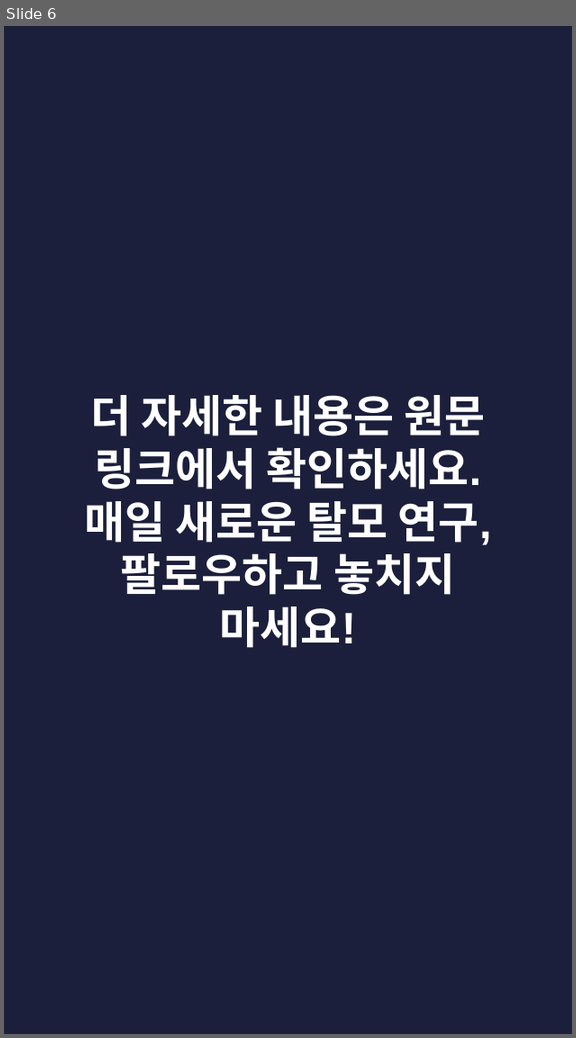
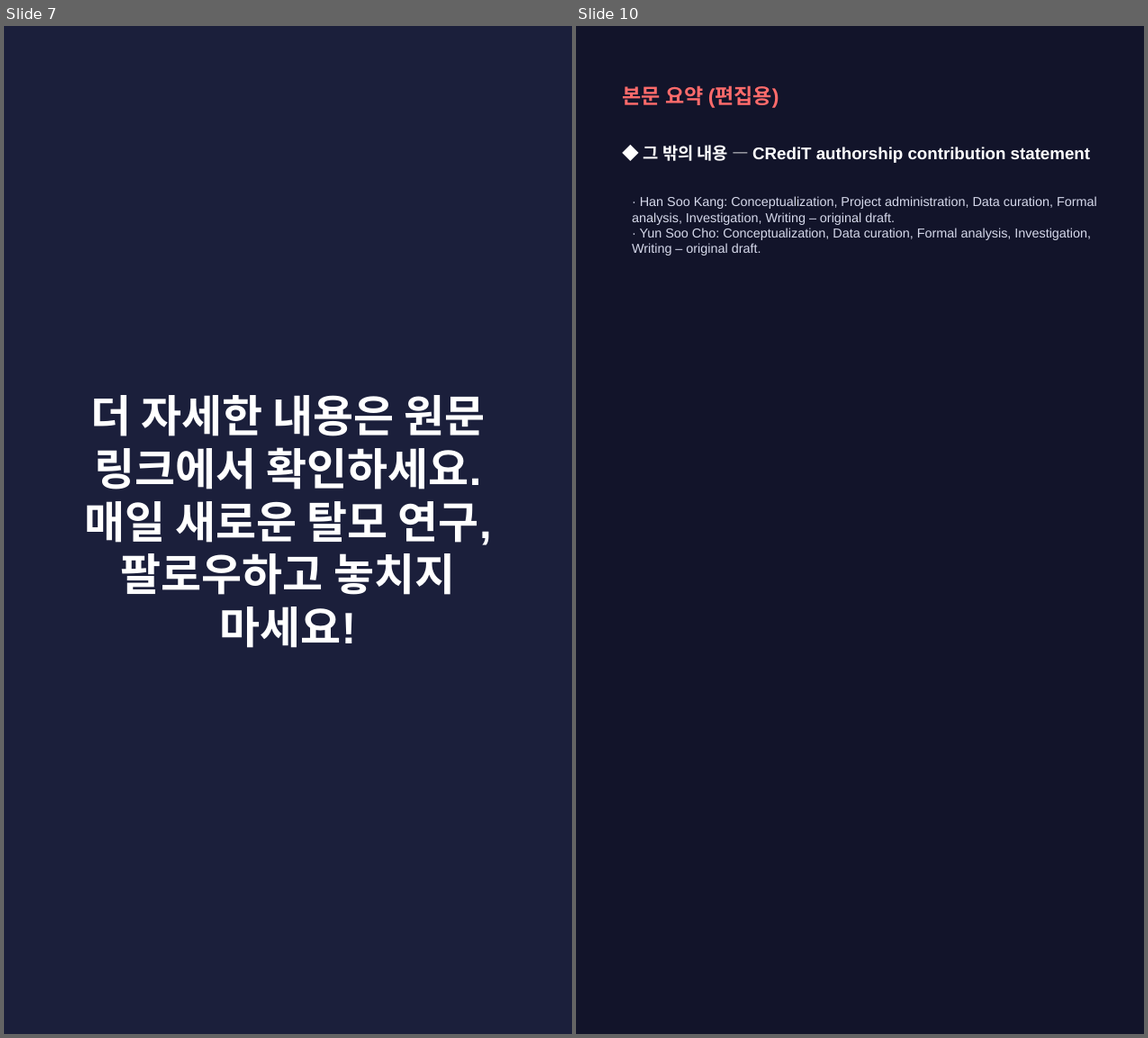
Before and after one commit to hyokang2010-BJ-ANTH/product-builder-test, a slide deck: pwa/data/latest/slides.pptx. Shown side by side, each under a label of ours: slide 6 before the commit, slides 7 and 10 after it; the slides between them are not shown. The pictures are 576x1038 and 1148x1038 pixels, drawn with LibreOffice and Linux fonts; fonts in the diff are those of the drawing. Boxes give left, top, right and bottom in pixels: in the first picture for what was removed or moved away, otherwise in the second. Text is boxed around its words. In the diff, an @@ line names an element or a change of style, - is before the commit and + after.

```diff
--- a/pwa/data/latest/slides.pptx
+++ b/pwa/data/latest/slides.pptx
@@ slide 10 added at [576,26,1144,1034], background #12142A @@
@@ text added at [623,85,779,108], 16 pt, text #FF6B6B, bold @@
+본문 요약 (편집용)
@@ text added at [644,145,1090,163], 13 pt, text #FFFFFF, bold @@
+◆ 그 밖의 내용 — CRediT authorship contribution statement
@@ text added at [632,196,1097,256], 10 pt, text #D5D8EA @@
+· Han Soo Kang: Conceptualization, Project administration, Data curation, Formal analysis, Investigation, Writing – original draft.
+· Yun Soo Cho: Conceptualization, Data curation, Formal analysis, Investigation, Writing – original draft.
@@ what was slide 6 is now slide 7 @@
```
Also in this commit, not shown: 2 slides changed, 6 other slides added, 5 slides removed, 28 other files.
